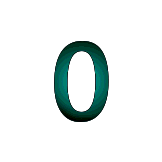
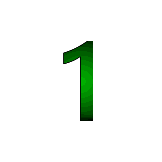
Comparing the layer stacks of the two 162 × 162 images. Changes:
showed group "1" (1st of 2, in "number") (4 layers) over [63, 41, 93, 121]
added layer "question_pannel_green 拷貝 3" in group "number" over [63, 41, 93, 121]
hid group "0" (1st of 2, in "number") (4 layers) over [54, 41, 109, 122]
hid "0question_pannel_blue" over [54, 41, 109, 122]
